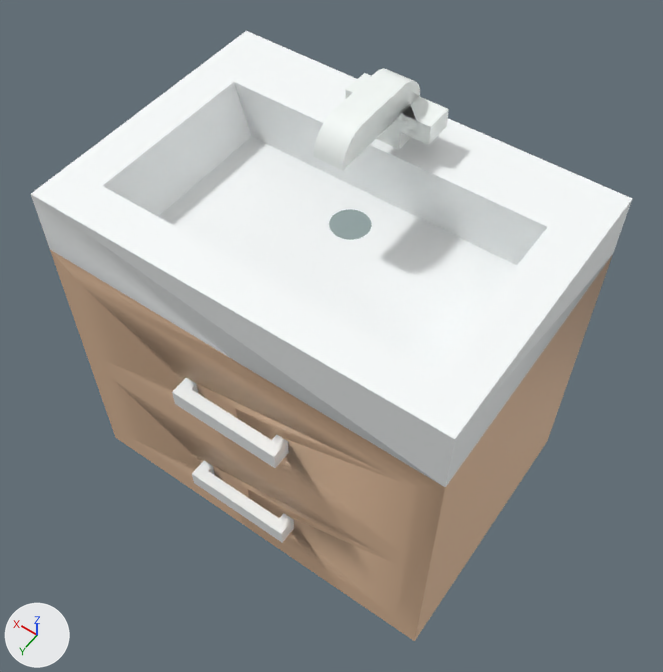
An edit to the FBX model Assets/Meshes/Furniture/Person A/Furniture_BathroomCabinet.fbx, drawn before and after from the same camera.
Both versions are drawn from a camera (50 mm lens) standing at (-5.58, 1.8, 10.17) and looking at (-2.26, -2.85, 2.86). The axes (+X, +Y, +Z) are drawn at lower left. The lights are the same throughout. Where no turn or scale is listed for an object, it has been applied to the vertices.

Script lines for the objects in view, before the commit:
```python
ob_bathroomcabinetdrawer = bpy.data.objects.new('bathroomCabinetDrawer', me_mesh)
ob_bathroomcabinetdrawer.location = (0.0, 0.0, 0.0)
ob_drawerbottom = bpy.data.objects.new('drawerBottom', me_mesh_001)
ob_drawerbottom.location = (-0.27, -1.5, 0.85)
ob_drawertop = bpy.data.objects.new('drawerTop', me_mesh_002)
ob_drawertop.location = (-0.27, -1.5, 2.38)
```
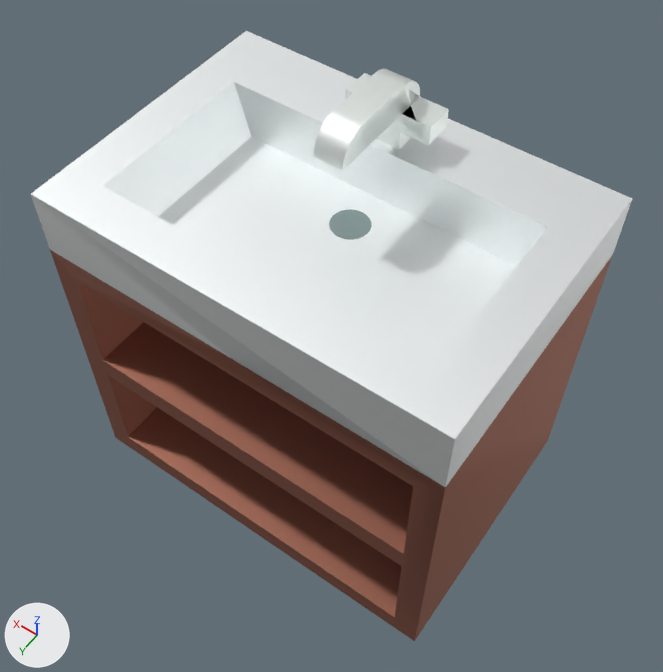
The newer file is also rescaled (x0.266), turned or shifted as a whole; pictures and numbers use the older file's frame.

Changed parts and their boxes [x1, y1, x2, y2] in the pictures (663 x 672 px):
'bathroomCabinetDrawer', recoloured, surface changed: [31, 31, 632, 641] in both
'drawerTop', deleted (beige): before [77, 281, 413, 554]
    faces in mat_wood (beige #f3cca8): [77, 281, 413, 554]
    faces in mat_carpetwhite (white #fcffff): [172, 378, 289, 468]
'drawerBottom', deleted: before [108, 376, 402, 617]
    faces in mat_wood (beige #f3cca8): [108, 376, 402, 617]
    faces in mat_carpetwhite (white #fcffff): [192, 461, 294, 543]

The change in detail:
Material 'wood' (mat_wood) changes colour from beige #f3cca8 to brown #b27967; in linear values from (0.896, 0.602, 0.393) to (0.443, 0.192, 0.136).
In material 'wood' (mat_wood), metallic goes from 0.0 to 1.0.
In material 'carpetWhite' (mat_carpetwhite), metallic goes from 0.0 to 1.0.
In material 'metalLight' (mat_metallight), metallic goes from 0.0 to 1.0.
In material 'metalDark' (mat_metaldark), metallic goes from 0.0 to 1.0.
Object 'drawerBottom' (ob_drawerbottom) is deleted.
Object 'drawerTop' (ob_drawertop) is deleted.
